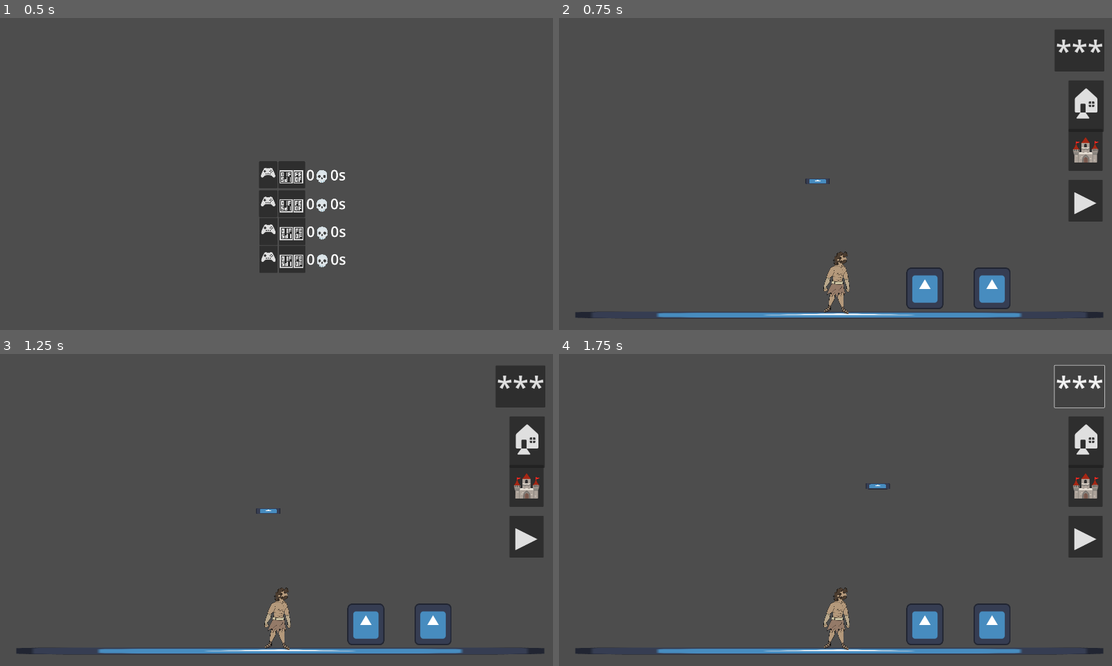
Above: before the commit, frames 1-4 (two rows, left to right).
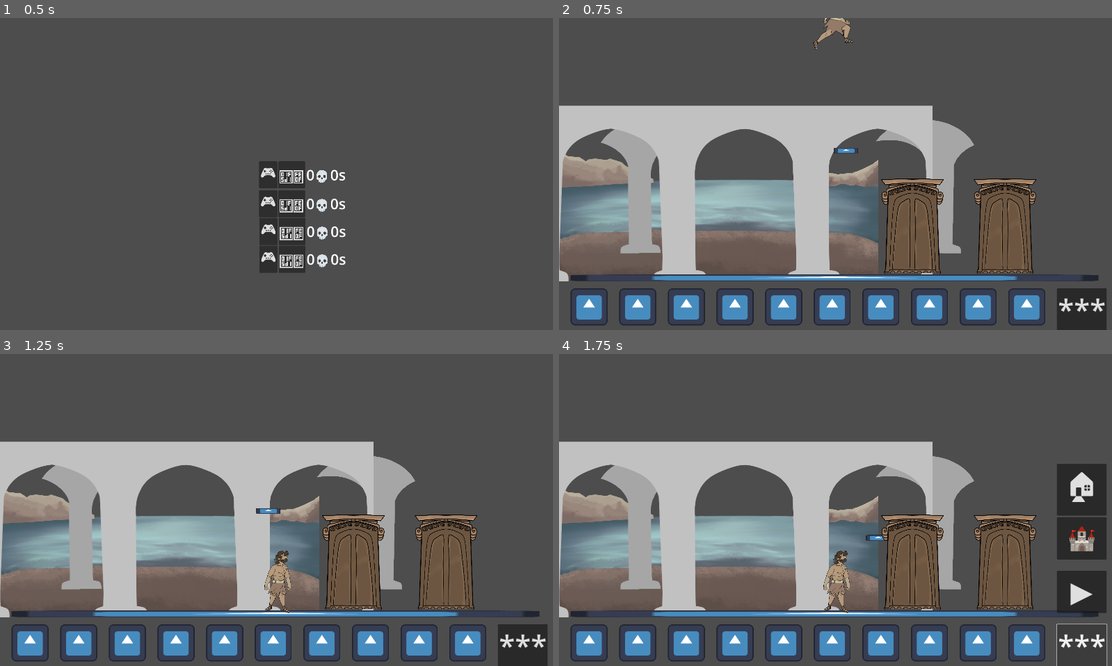
Above: after the commit, the same moments.

Repository: Aperaine/hera-kleos
Game: Godot game, scene res://entities/levels/home/home.tscn
Two runs of this game, one before a commit and one after it. Both use one fixed random seed, a clock stepped at 60 frames per second and the inputs below. The engine's default icon, where the game draws it, is replaced by a stand-in: a white triangle on a blue panel in a dark square.
Inputs:
- Up to frame 1 (0.5 s): no input
- Up to frame 2 (0.75 s): click "🎮" at 0.5 s
- Up to frame 3 (1.25 s): no input
- Up to frame 4 (1.75 s): click "***" at 1.25 s

Frame 1 is identical in both runs. In frame 2, 47% of the frame differs, in the area x 0-99%, y 0-100%; in frame 3, 46%; in frame 4, 46%.

Commit message:
Juicy pack of updates

Diff:
--- a/entities/levels/castle/castle.tscn
+++ b/entities/levels/castle/castle.tscn
@@ -1,7 +1,10 @@
-[gd_scene load_steps=8 format=3 uid="uid://5gp1o4puf13w"]
+[gd_scene load_steps=11 format=3 uid="uid://5gp1o4puf13w"]
 
+[ext_resource type="Texture2D" uid="uid://dqio2v64h3gor" path="res://assets/scenery/castle/castle_lake.PNG" id="1_57rxq"]
+[ext_resource type="Texture2D" uid="uid://j7kti3p1rhk2" path="res://assets/scenery/castle/catle_columns_back.PNG" id="2_1tlrf"]
 [ext_resource type="PackedScene" uid="uid://keoqw036preq" path="res://entities/characters/hera/hera.tscn" id="2_fonep"]
 [ext_resource type="PackedScene" uid="uid://be83omqxhq1ex" path="res://entities/characters/heracle/heracle.tscn" id="3_pg7en"]
+[ext_resource type="Texture2D" uid="uid://ds8dd2paw2ops" path="res://assets/scenery/castle/catle_columns_middle.PNG" id="3_t2cbn"]
 [ext_resource type="PackedScene" uid="uid://5i7i8hwawflb" path="res://entities/scenery/gate/gate.tscn" id="4_i18ad"]
 [ext_resource type="PackedScene" uid="uid://bpkrji6xdmocs" path="res://entities/ui/menu/menu.tscn" id="5_2a5iv"]
 [ext_resource type="PackedScene" uid="uid://bkc8q56u2p6vh" path="res://entities/scenery/floor/floor.tscn" id="5_pc35t"]
@@ -11,24 +14,50 @@
 
 [node name="Castle" type="Node2D"]
 
+[node name="Background" type="CanvasGroup" parent="."]
+
+[node name="Lake" type="Parallax2D" parent="Background"]
+scroll_scale = Vector2(0.1, 0.1)
+
+[node name="Sprite2D" type="Sprite2D" parent="Background/Lake"]
+position = Vector2(552.642, 681.203)
+scale = Vector2(0.287944, 0.287944)
+texture = ExtResource("1_57rxq")
+
+[node name="Column_B" type="Parallax2D" parent="Background"]
+
+[node name="Sprite2D" type="Sprite2D" parent="Background/Column_B"]
+position = Vector2(805.132, 584.062)
+scale = Vector2(0.343372, 0.342467)
+texture = ExtResource("2_1tlrf")
+
+[node name="Column_M" type="Parallax2D" parent="Background"]
+
+[node name="Sprite2D" type="Sprite2D" parent="Background/Column_M"]
+position = Vector2(656, 608.031)
+scale = Vector2(0.339131, 0.339131)
+texture = ExtResource("3_t2cbn")
+
+[node name="Floot" type="Parallax2D" parent="Background"]
+
+[node name="Floor" parent="Background/Floot" instance=ExtResource("5_pc35t")]
+position = Vector2(968, 904)
+
+[node name="Final Floor" type="StaticBody2D" parent="Background/Floot"]
+position = Vector2(960, 960)
+metadata/_edit_group_ = true
+
+[node name="CollisionShape2D" type="CollisionShape2D" parent="Background/Floot/Final Floor"]
+shape = SubResource("WorldBoundaryShape2D_xmbnn")
+metadata/_edit_group_ = true
+
 [node name="Main" type="CanvasGroup" parent="."]
 
-[node name="Final Floor" type="StaticBody2D" parent="Main"]
-position = Vector2(216, 1136)
-
-[node name="CollisionShape2D" type="CollisionShape2D" parent="Main/Final Floor"]
-shape = SubResource("WorldBoundaryShape2D_xmbnn")
-
-[node name="Background" type="Parallax2D" parent="Main"]
-
-[node name="Floor" parent="Main/Background" instance=ExtResource("5_pc35t")]
-position = Vector2(192, 1032)
-
 [node name="Hera" parent="Main" instance=ExtResource("2_fonep")]
-position = Vector2(-160, 744)
+position = Vector2(1544, -240)
 
 [node name="Heracle" parent="Main" instance=ExtResource("3_pg7en")]
-position = Vector2(184, 912)
+position = Vector2(976, -160)
 
 [node name="Camera" type="Camera2D" parent="Main/Heracle"]
 limit_top = 0
@@ -36,14 +65,20 @@
 position_smoothing_enabled = true
 
 [node name="Gate" parent="Main" instance=ExtResource("4_i18ad")]
-position = Vector2(488, 936)
+position = Vector2(1237.13, 816.062)
 room = 2
 
 [node name="Gate2" parent="Main" instance=ExtResource("4_i18ad")]
-position = Vector2(720, 936)
+position = Vector2(1557.13, 816.062)
 room = 3
 
-[node name="Menu" parent="." instance=ExtResource("5_2a5iv")]
+[node name="Foreground" type="CanvasGroup" parent="."]
 
-[node name="Timer" parent="." instance=ExtResource("6_5uvbe")]
-position = Vector2(0, 696)
+[node name="UI" type="Parallax2D" parent="Foreground"]
+scroll_scale = Vector2(0, 0)
+
+[node name="Menu" parent="Foreground/UI" instance=ExtResource("5_2a5iv")]
+position = Vector2(40, 936)
+
+[node name="Timer" parent="Foreground/UI" instance=ExtResource("6_5uvbe")]
+position = Vector2(0, 552.031)
--- a/entities/scenery/gate/gate.tscn
+++ b/entities/scenery/gate/gate.tscn
@@ -1,7 +1,7 @@
 [gd_scene load_steps=4 format=3 uid="uid://5i7i8hwawflb"]
 
 [ext_resource type="Script" path="res://entities/scenery/gate/gate.gd" id="1_iw1ko"]
-[ext_resource type="Texture2D" uid="uid://dm85ijxv5odu5" path="res://icon.svg" id="2_j3qx4"]
+[ext_resource type="Texture2D" uid="uid://bt3ebkw3h0ojb" path="res://assets/scenery/castle/castle_gate.PNG" id="2_rqlr5"]
 
 [sub_resource type="RectangleShape2D" id="RectangleShape2D_m67g0"]
 size = Vector2(106, 138)
@@ -13,13 +13,14 @@
 collision_layer = 2048
 collision_mask = 64
 
+[node name="Gate" type="Sprite2D" parent="Area2D"]
+position = Vector2(3.8147e-06, -96)
+scale = Vector2(0.153026, 0.172155)
+texture = ExtResource("2_rqlr5")
+
+[node name="Mark" type="Sprite2D" parent="Area2D"]
+
 [node name="CollisionShape2D" type="CollisionShape2D" parent="Area2D"]
 shape = SubResource("RectangleShape2D_m67g0")
 
-[node name="Gate" type="Sprite2D" parent="Area2D"]
-scale = Vector2(1, 1.125)
-texture = ExtResource("2_j3qx4")
-
-[node name="Mark" type="Sprite2D" parent="Area2D"]
-
 [connection signal="body_entered" from="Area2D" to="." method="_on_body_entered"]
--- a/entities/ui/menu/menu.gd
+++ b/entities/ui/menu/menu.gd
@@ -1,21 +1,30 @@
 extends Node2D
 
+var menu_hidden = true
+@export var button_menu: Button
+@export var button_continue: Button
+@export var button_castle: Button
+@export var button_home: Button
 
-# Called when the node enters the scene tree for the first time.
 func _ready() -> void:
-	pass # Replace with function body.
+	button_menu = $UI/Other/Menu
+	button_continue = $UI/Other/Continue
+	button_castle = $UI/Other/Castle
+	button_home = $UI/Other/Home
+	update_buttons_visibility()
 
-
-# Called every frame. 'delta' is the elapsed time since the previous frame.
-func _process(delta: float) -> void:
-	pass
-
+func update_buttons_visibility() -> void:
+	button_continue.visible = not menu_hidden
+	button_castle.visible = not menu_hidden
+	button_home.visible = not menu_hidden
 
 func _on_menu_pressed() -> void:
-	pass # Replace with function body.
+	menu_hidden = !menu_hidden
+	update_buttons_visibility()
 
 func _on_continue_pressed() -> void:
-	pass # Replace with function body.-
+	menu_hidden = !menu_hidden
+	update_buttons_visibility()
 
 func _on_castle_pressed() -> void:
 	DataManager.save_game()
--- a/entities/ui/menu/menu.tscn
+++ b/entities/ui/menu/menu.tscn
@@ -1,45 +1,92 @@
-[gd_scene load_steps=2 format=3 uid="uid://bpkrji6xdmocs"]
+[gd_scene load_steps=3 format=3 uid="uid://bpkrji6xdmocs"]
 
 [ext_resource type="Script" path="res://entities/ui/menu/menu.gd" id="1_twhg7"]
+[ext_resource type="Texture2D" uid="uid://dm85ijxv5odu5" path="res://icon.svg" id="2_tnaks"]
 
 [node name="Menu" type="Node2D"]
+position = Vector2(32, 32)
 script = ExtResource("1_twhg7")
 
-[node name="CanvasLayer" type="CanvasLayer" parent="."]
+[node name="UI" type="HBoxContainer" parent="."]
+offset_right = 1752.0
+offset_bottom = 128.0
+theme_override_constants/separation = 40
 
-[node name="Menu" type="Button" parent="CanvasLayer"]
-offset_left = 1712.0
-offset_top = 40.0
-offset_right = 1884.0
-offset_bottom = 185.0
+[node name="Heracle" type="TextureRect" parent="UI"]
+layout_mode = 2
+texture = ExtResource("2_tnaks")
+stretch_mode = 2
+
+[node name="HeracleEmpty" type="TextureRect" parent="UI"]
+layout_mode = 2
+texture = ExtResource("2_tnaks")
+stretch_mode = 2
+
+[node name="HeracleClub" type="TextureRect" parent="UI"]
+layout_mode = 2
+texture = ExtResource("2_tnaks")
+stretch_mode = 2
+
+[node name="HeracleSword" type="TextureRect" parent="UI"]
+layout_mode = 2
+texture = ExtResource("2_tnaks")
+stretch_mode = 2
+
+[node name="HeracleBow" type="TextureRect" parent="UI"]
+layout_mode = 2
+texture = ExtResource("2_tnaks")
+stretch_mode = 2
+
+[node name="Hera" type="TextureRect" parent="UI"]
+layout_mode = 2
+texture = ExtResource("2_tnaks")
+stretch_mode = 2
+
+[node name="HeraEmpty" type="TextureRect" parent="UI"]
+layout_mode = 2
+texture = ExtResource("2_tnaks")
+stretch_mode = 2
+
+[node name="HeraPlatform" type="TextureRect" parent="UI"]
+layout_mode = 2
+texture = ExtResource("2_tnaks")
+stretch_mode = 2
+
+[node name="HeraWeapon" type="TextureRect" parent="UI"]
+layout_mode = 2
+texture = ExtResource("2_tnaks")
+stretch_mode = 2
+
+[node name="HeraLevelio" type="TextureRect" parent="UI"]
+layout_mode = 2
+texture = ExtResource("2_tnaks")
+stretch_mode = 2
+
+[node name="Other" type="VBoxContainer" parent="UI"]
+layout_mode = 2
+theme_override_constants/separation = -330
+
+[node name="Menu" type="Button" parent="UI/Other"]
+layout_mode = 2
 theme_override_font_sizes/font_size = 100
 text = "***"
 
-[node name="Continue" type="Button" parent="CanvasLayer"]
-offset_left = 1760.0
-offset_top = 560.0
-offset_right = 1878.0
-offset_bottom = 705.0
+[node name="Continue" type="Button" parent="UI/Other"]
+layout_mode = 2
 theme_override_font_sizes/font_size = 100
 text = "▶️"
 
-[node name="Castle" type="Button" parent="CanvasLayer"]
-offset_left = 1760.0
-offset_top = 384.0
-offset_right = 1878.0
-offset_bottom = 529.0
+[node name="Castle" type="Button" parent="UI/Other"]
+layout_mode = 2
 theme_override_font_sizes/font_size = 100
 text = "🏰"
 
-[node name="Home" type="Button" parent="CanvasLayer"]
-offset_left = 1760.0
-offset_top = 216.0
-offset_right = 1878.0
-offset_bottom = 361.0
+[node name="Home" type="Button" parent="UI/Other"]
+layout_mode = 2
 theme_override_font_sizes/font_size = 100
 text = "🏠"
 
-[connection signal="pressed" from="CanvasLayer/Menu" to="." method="_on_menu_pressed"]
-[connection signal="pressed" from="CanvasLayer/Continue" to="." method="_on_continue_pressed"]
-[connection signal="pressed" from="CanvasLayer/Castle" to="." method="_on_castle_pressed"]
-[connection signal="pressed" from="CanvasLayer/Home" to="." method="_on_home_pressed"]
+[connection signal="pressed" from="UI/Other/Menu" to="." method="_on_menu_pressed"]
+[connection signal="pressed" from="UI/Other/Continue" to="." method="_on_continue_pressed"]
+[connection signal="pressed" from="UI/Other/Castle" to="." method="_on_castle_pressed"]
+[connection signal="pressed" from="UI/Other/Home" to="." method="_on_home_pressed"]
Binary file added: assets/scenery/castle/castle_floak.PNG
Not shown, added: assets/scenery/castle/castle_floak.PNG.import
Binary file added: assets/scenery/castle/castle_floor.PNG
Not shown, added: assets/scenery/castle/castle_floor.PNG.import
Binary file added: assets/scenery/castle/castle_gate.PNG
Not shown, added: assets/scenery/castle/castle_gate.PNG.import
Binary file added: assets/scenery/castle/castle_lake.PNG
Not shown, added: assets/scenery/castle/castle_lake.PNG.import
Binary file added: assets/scenery/castle/castle_vase.PNG
Not shown, added: assets/scenery/castle/castle_vase.PNG.import
Binary file added: assets/scenery/castle/catle_columns_back.PNG
Not shown, added: assets/scenery/castle/catle_columns_back.PNG.import
(and 6 more such lines)
